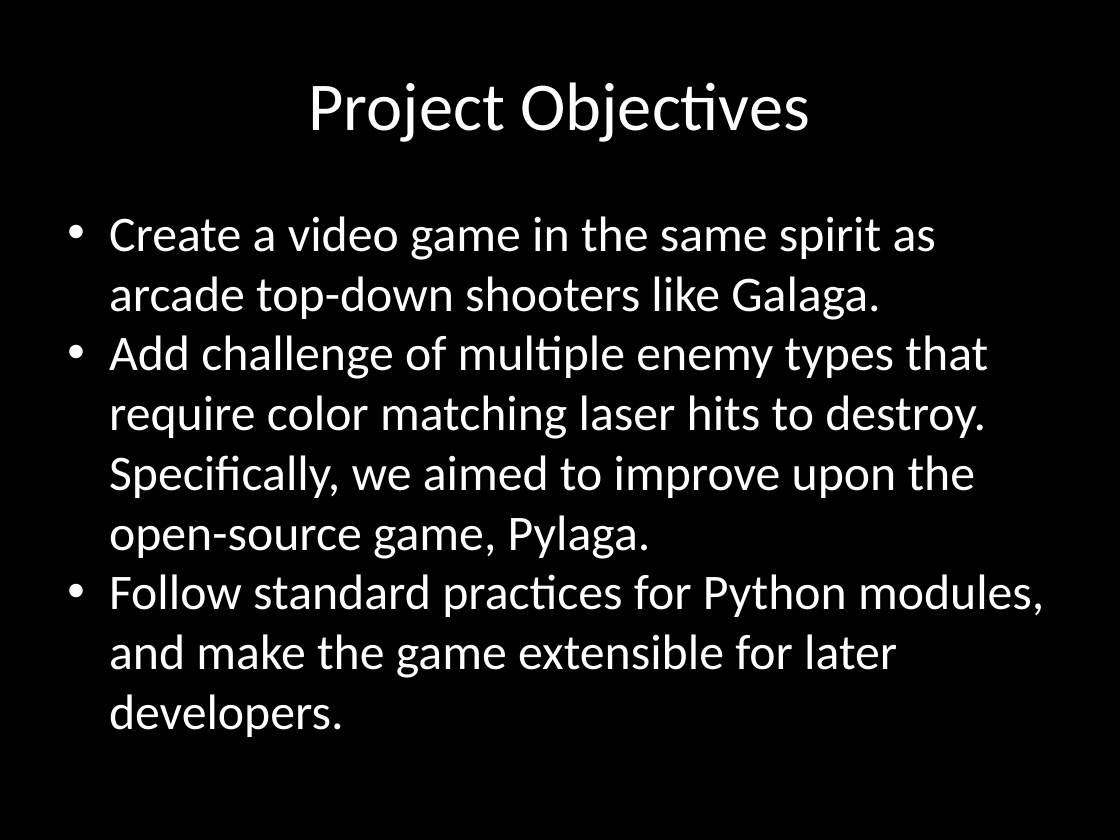
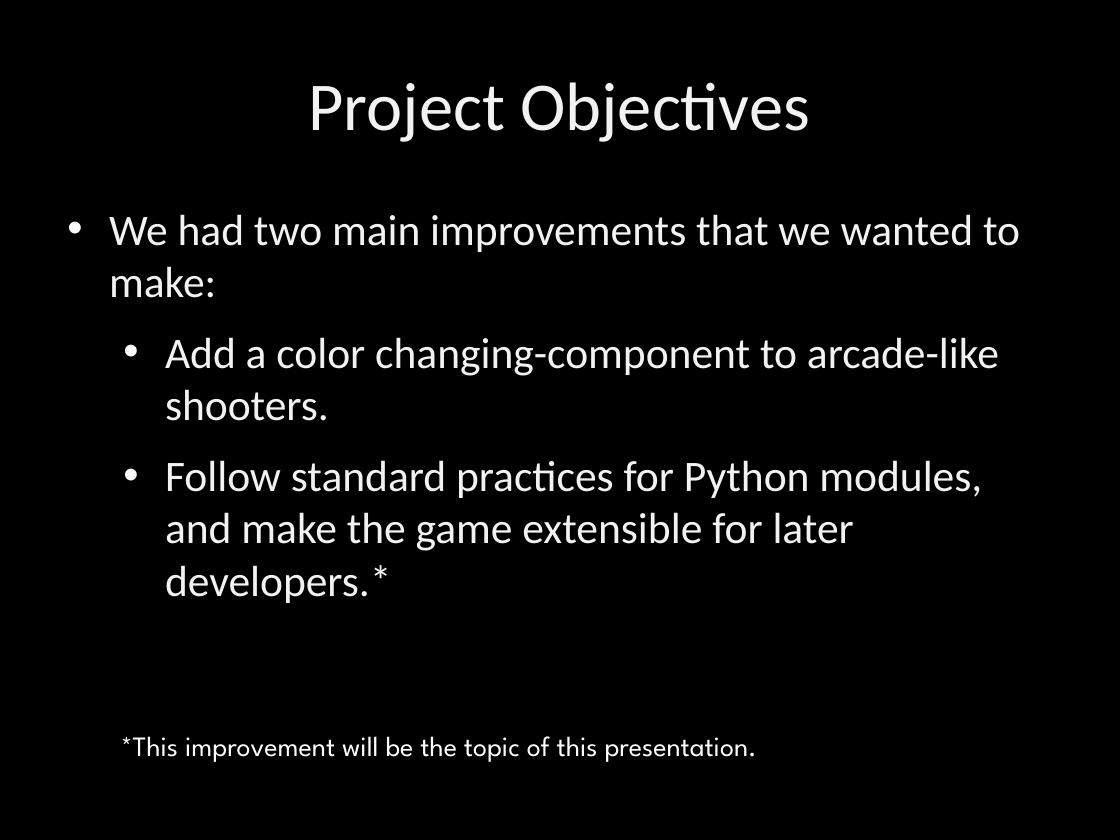
Before and after one commit to terrencepreilly/CPS410, a slide deck: slide 2 of final_presentation/Presentation.pptx. Drawn at 1120x840 pixels with LibreOffice and Linux fonts; fonts in the diff are those of the drawing; background and template pictures are left out. Boxes give left, top, right and bottom in pixels: in the first picture for what was removed or moved away, otherwise in the second. Text is boxed around its words. In the diff, an @@ line names an element or a change of style, - is before the commit and + after.

Commit message:
Update powerpoint for presentation

```diff
--- a/final_presentation/Presentation.pptx
+++ b/final_presentation/Presentation.pptx
@@ text at (109,214,1020,603): text changed; size 32 to 28 pt; text colour #FFFFFF to #F2F2F2 @@
-• Create a video game in the same spirit as arcade top-down shooters like Galaga.
-• Add challenge of multiple enemy types that require color matching laser hits to destroy. Specifically, we aimed to improve upon the open-source game, Pylaga.
-• Follow standard practices for Python modules, and make the game extensible for later developers.
+• We had two main improvements that we wanted to make:
+  • Add a color changing-component to arcade-like shooters.
+  • Follow standard practices for Python modules, and make the game extensible for later developers.*
@@ text added at (121,736,757,762), 18 pt, text #FFFFFF @@
+*This improvement will be the topic of this presentation.
```
Also in this commit, not shown: 6 other slides changed, 1 other file.
